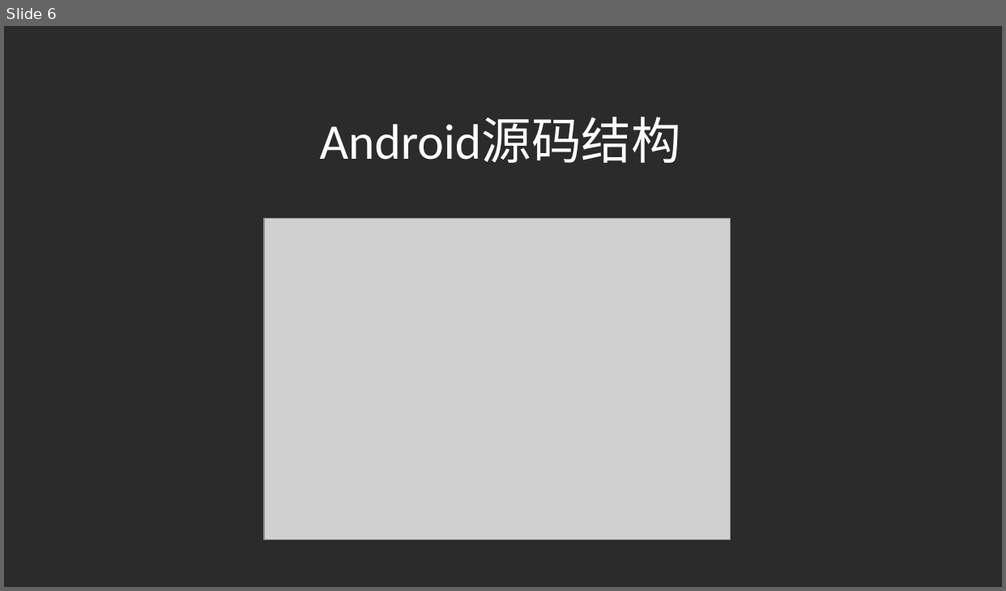
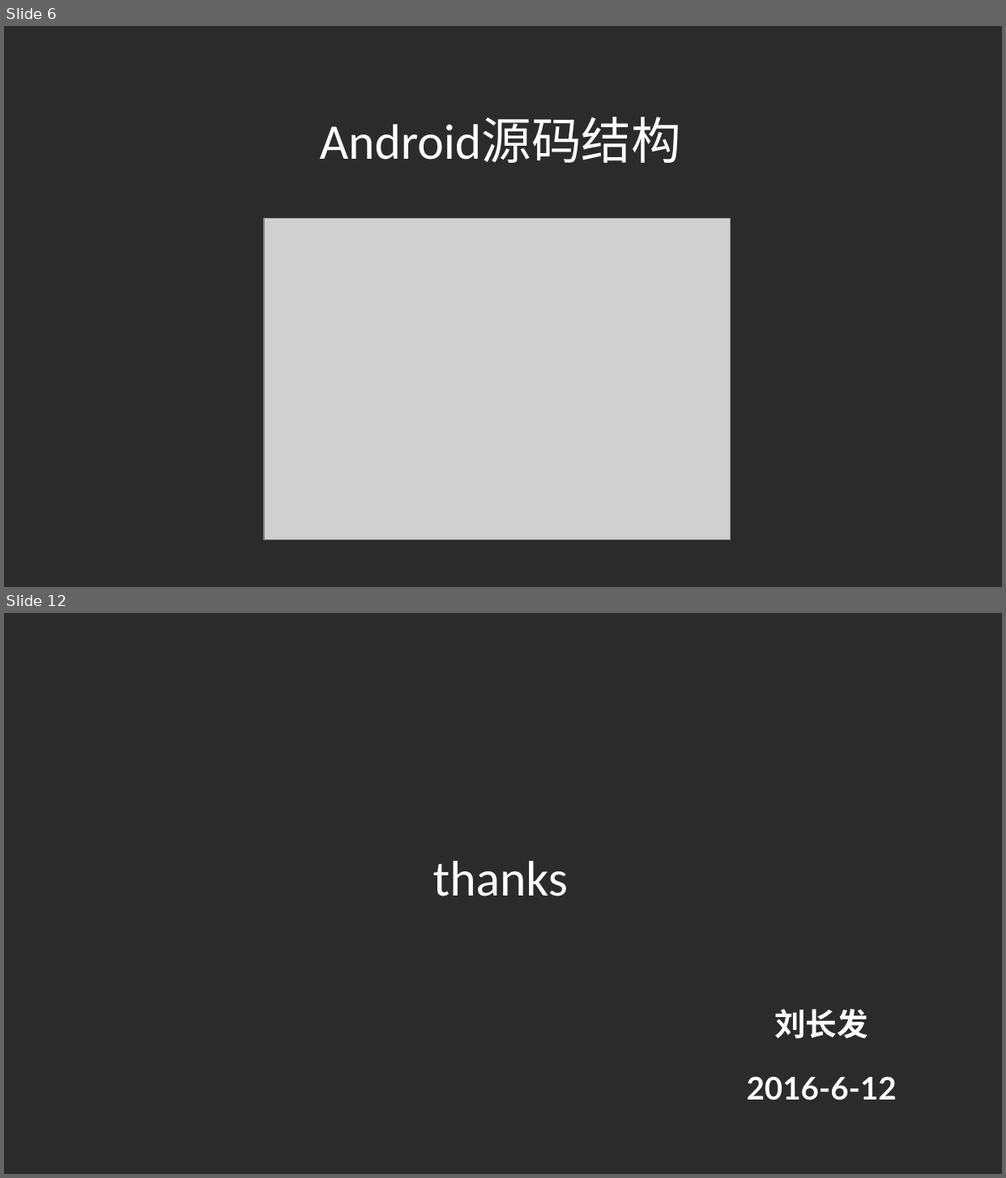
Before and after one commit to liuchangfa/workplace, a slide deck: training/Source/Source.ppt. Shown one above the other, each under a label of ours: slide 6 before the commit, slides 6 and 12 after it; the slides between them are not shown. The pictures are 1006x591 and 1006x1178 pixels, drawn with LibreOffice and Linux fonts; fonts in the diff are those of the drawing; grey boxes stand for pictures; background and template pictures are left out; a plain dark background stands for a picture behind light text. Boxes give left, top, right and bottom in pixels: in the first picture for what was removed or moved away, otherwise in the second. Text is boxed around its words. In the diff, an @@ line names an element or a change of style, - is before the commit and + after.

```diff
--- a/training/Source/Source.ppt
+++ b/training/Source/Source.ppt
@@ slide 12 added at [4,613,1002,1174], background picture (left out) @@
@@ text added at [433,861,568,897], 32 pt, text #FFFFFF @@
+thanks
@@ text added at [747,1009,897,1101], 20 pt, text #FFFFFF, bold @@
+刘长发
+2016-6-12
```
Also in this commit, not shown: 1 slide changed, 5 other slides added, 16 slides removed, 6 other files.
